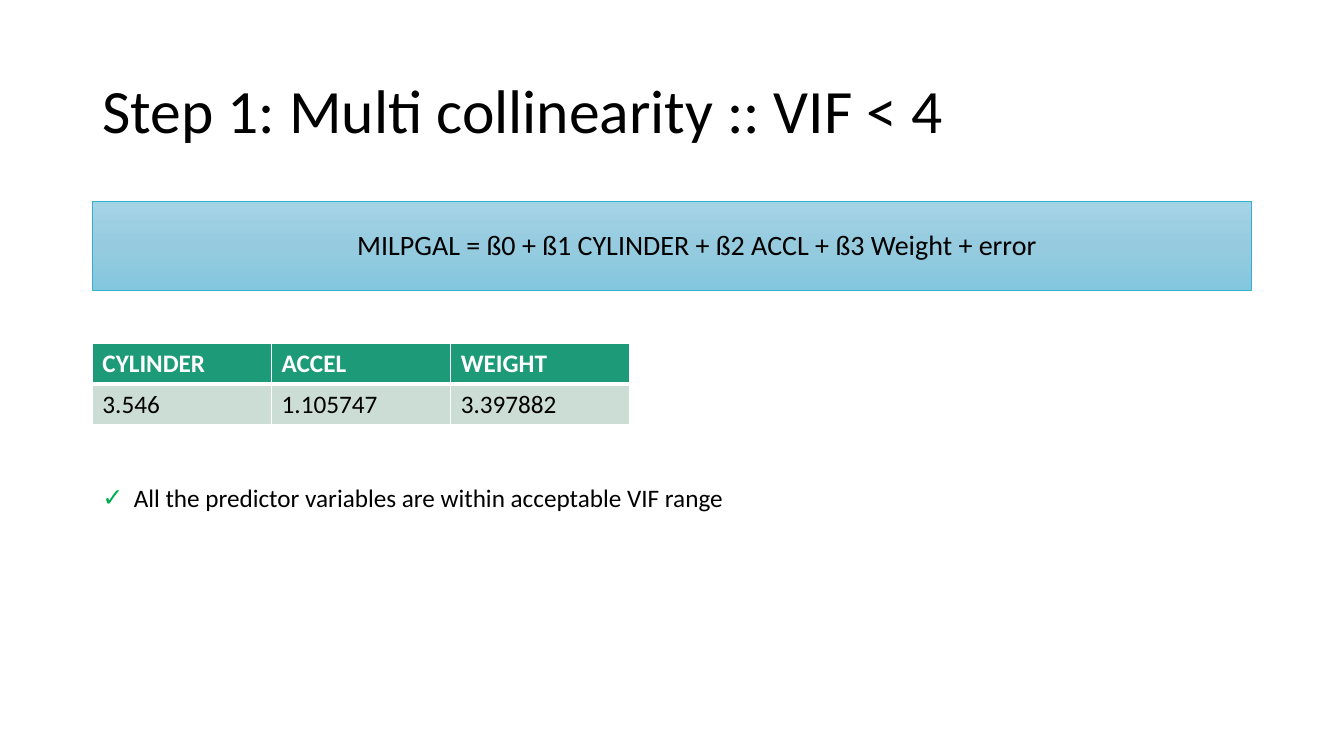
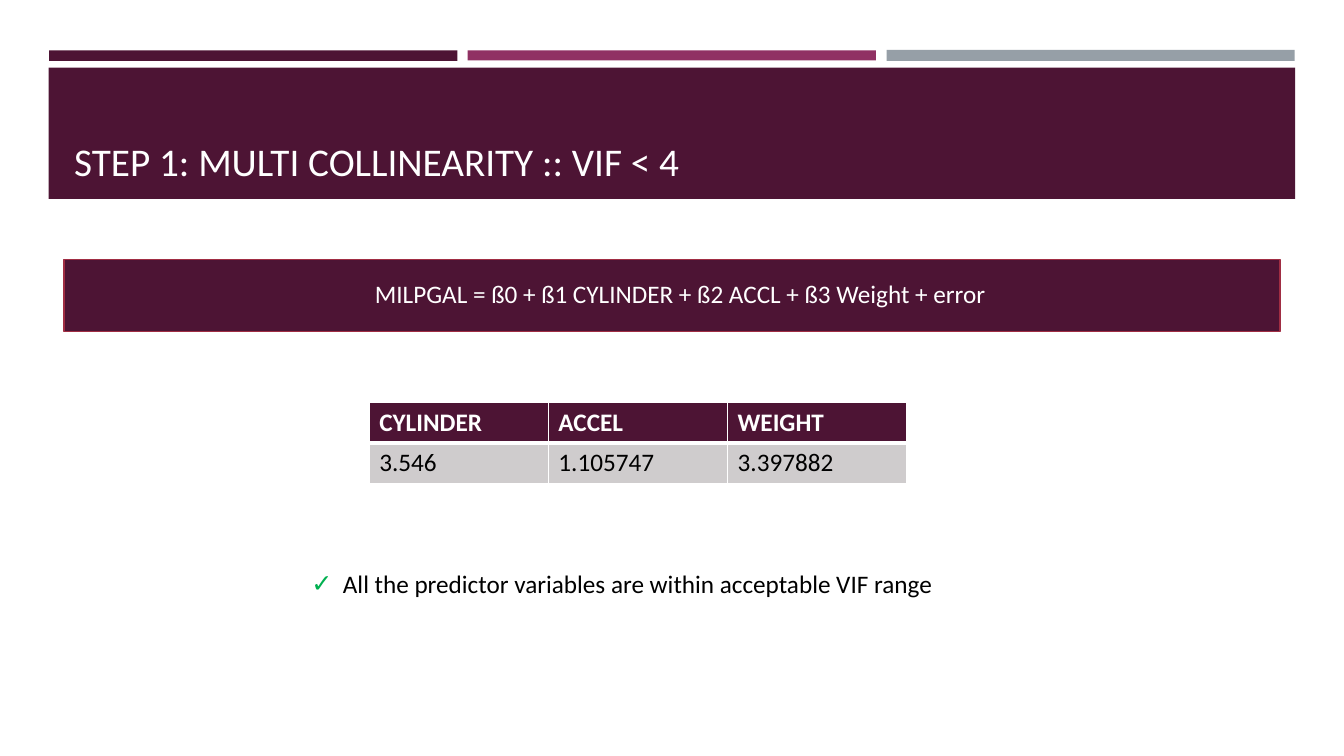
Before and after one commit to TheKarthikeyan/AMDA, a slide deck: slide 5 of cases/americanmotors/americanmotors.pptx. Drawn at 1344x756 pixels with LibreOffice and Linux fonts; fonts in the diff are those of the drawing. Boxes give left, top, right and bottom in pixels: in the first picture for what was removed or moved away, otherwise in the second. Text is boxed around its words. In the diff, an @@ line names an element or a change of style, - is before the commit and + after.

```diff
--- a/cases/americanmotors/americanmotors.pptx
+++ b/cases/americanmotors/americanmotors.pptx
@@ rectangle added at bbox=[49, 50, 458, 60], fill #4D1434 @@
@@ rectangle added at bbox=[468, 50, 876, 60], fill #903163 @@
@@ rectangle added at bbox=[886, 50, 1295, 62], fill #969FA7 @@
@@ rectangle added at bbox=[48, 68, 1296, 199], fill #4D1434 @@
@@ title "STEP 1: MULTI COLLINEARITY :: ..." at bbox=[74, 150, 679, 177]: vertical alignment middle to bottom @@
@@ title at bbox=[74, 150, 679, 177]: text changed; size 44 to 28 pt; text colour #000000 to #FFFFFF @@
-Step 1: Multi collinearity :: VIF < 4
+STEP 1: MULTI COLLINEARITY :: VIF < 4
@@ text "MILPGAL = ß0 + ß1 ...": place and size @@
-text "MILPGAL = ß0 + ß1 ..." at bbox=[93, 202, 1252, 291]
+text "MILPGAL = ß0 + ß1 ..." at bbox=[65, 259, 1280, 332]
@@ text "MILPGAL = ß0 + ß1 ..." at bbox=[65, 259, 1280, 332]: size 20 to 18 pt, text colour #000000 to #FFFFFF; indent changed; more space between paragraphs; fill gradient #A5D4E5 to #97CCE0 to #83C7DF to #4D1434; outline #36AFCE 0.5 pt to #A02D44 1 pt @@
@@ table at bbox=[369, 402, 907, 484] @@
@@ fill #1D9A78 to #4D1434 in row 1 @@
@@ fill #CDDED6 to #D0CCCE in row 2 @@
@@ table: place and size @@
-table at bbox=[93, 344, 631, 425]
+table at bbox=[369, 402, 907, 484]
@@ text "All the predictor variables are ...": place and size @@
-text "All the predictor variables are ..." at bbox=[134, 489, 723, 512]
+text "All the predictor variables are ..." at bbox=[343, 575, 932, 598]
```
Also in this commit, not shown: 12 other slides changed, 13 slides added, 3 other files.
